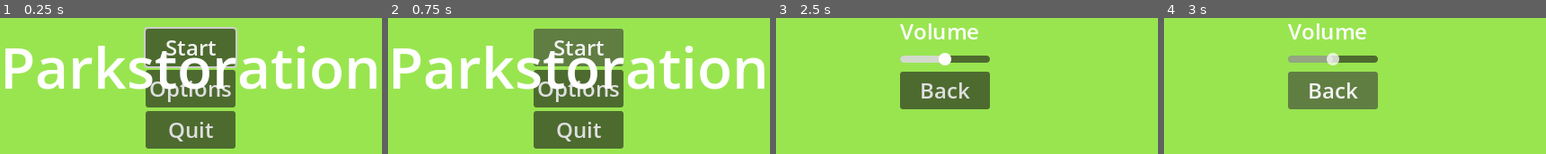
Above: before the commit, frames 1-4 (left to right).
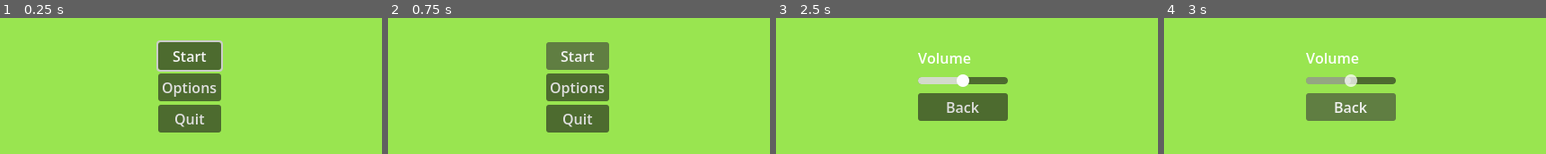
Above: after the commit, the same moments.

Repository: 50002/Taitaja_Finaali
Game: Godot game, scene res://Menu/Mainmenu.tscn
Two runs of this game, one before a commit and one after it. Both use one fixed random seed, a clock stepped at 60 frames per second and the inputs below. The project has no main scene, so this scene is started directly.
Inputs:
- Up to frame 1 (0.25 s): no input
- Up to frame 2 (0.75 s): click "Start" at 0.5 s
- Up to frame 3 (2.5 s): click "Start" at 1.25 s; click "Options" at 2 s
- Up to frame 4 (3 s): click "Back" at 2.75 s

The runs differ from the first frame. In frame 1, 24% of the frame differs, in the area x 1-99%, y 6-97%; in frame 2, 24%; in frame 3, 9.6%; in frame 4, 9.6%.

Commit message:
fixing the scaling of ui objects

Diff:
--- a/parkstoration/Menu/Mainmenu.tscn
+++ b/parkstoration/Menu/Mainmenu.tscn
@@ -29,10 +29,10 @@
 anchor_top = 0.5
 anchor_right = 0.5
 anchor_bottom = 0.5
-offset_left = -50.5
-offset_top = -67.5
-offset_right = 50.5
-offset_bottom = 67.5
+offset_left = -36.25
+offset_top = -52.25
+offset_right = 36.25
+offset_bottom = 52.25
 grow_horizontal = 2
 grow_vertical = 2
 
@@ -42,32 +42,16 @@
 [node name="start" type="Button" parent="ColorRect/Container/VBoxContainer" unique_id=172763745]
 layout_mode = 2
 focus_neighbor_top = NodePath("../quit")
-theme_override_font_sizes/font_size = 24
 text = "Start"
 
 [node name="options" type="Button" parent="ColorRect/Container/VBoxContainer" unique_id=1780814549]
 layout_mode = 2
-theme_override_font_sizes/font_size = 24
 text = "Options"
 
 [node name="quit" type="Button" parent="ColorRect/Container/VBoxContainer" unique_id=732224944]
 layout_mode = 2
 focus_neighbor_bottom = NodePath("../start")
-theme_override_font_sizes/font_size = 24
 text = "Quit"
-
-[node name="Label" type="Label" parent="ColorRect" unique_id=465895550]
-layout_mode = 1
-anchors_preset = 5
-anchor_left = 0.5
-anchor_right = 0.5
-offset_left = -212.0
-offset_right = 212.0
-offset_bottom = 179.0
-grow_horizontal = 2
-theme_override_font_sizes/font_size = 64
-text = "
-Parkstoration"
 
 [node name="move" type="AudioStreamPlayer" parent="." unique_id=2028195894]
 stream = ExtResource("2_hm1c7")
--- a/parkstoration/Menu/Options.tscn
+++ b/parkstoration/Menu/Options.tscn
@@ -29,10 +29,10 @@
 anchor_top = 0.5
 anchor_right = 0.5
 anchor_bottom = 0.5
-offset_left = -74.5
-offset_top = -81.5
-offset_right = 74.5
-offset_bottom = 81.5
+offset_left = -53.75
+offset_top = -46.25
+offset_right = 53.75
+offset_bottom = 46.25
 grow_horizontal = 2
 grow_vertical = 2
 
@@ -41,20 +41,18 @@
 
 [node name="Label" type="Label" parent="ColorRect/Container/VBoxContainer" unique_id=711219055]
 layout_mode = 2
-theme_override_font_sizes/font_size = 24
 text = "Volume"
 
 [node name="bgm" type="HSlider" parent="ColorRect/Container/VBoxContainer" unique_id=2108984262]
 custom_minimum_size = Vector2(100, 20)
 layout_mode = 2
 focus_neighbor_top = NodePath("../back")
-min_value = -50.0
-max_value = 50.0
+min_value = -10.0
+max_value = 10.0
 
 [node name="back" type="Button" parent="ColorRect/Container/VBoxContainer" unique_id=798236280]
 layout_mode = 2
 focus_neighbor_bottom = NodePath("../bgm")
-theme_override_font_sizes/font_size = 24
 text = "Back"
 
 [node name="move" type="AudioStreamPlayer" parent="." unique_id=287718336]
